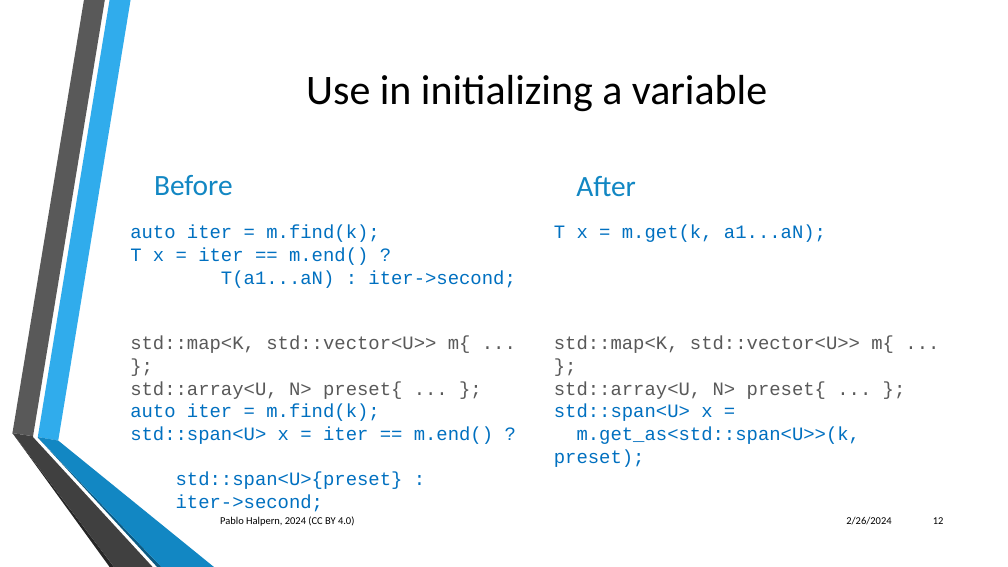
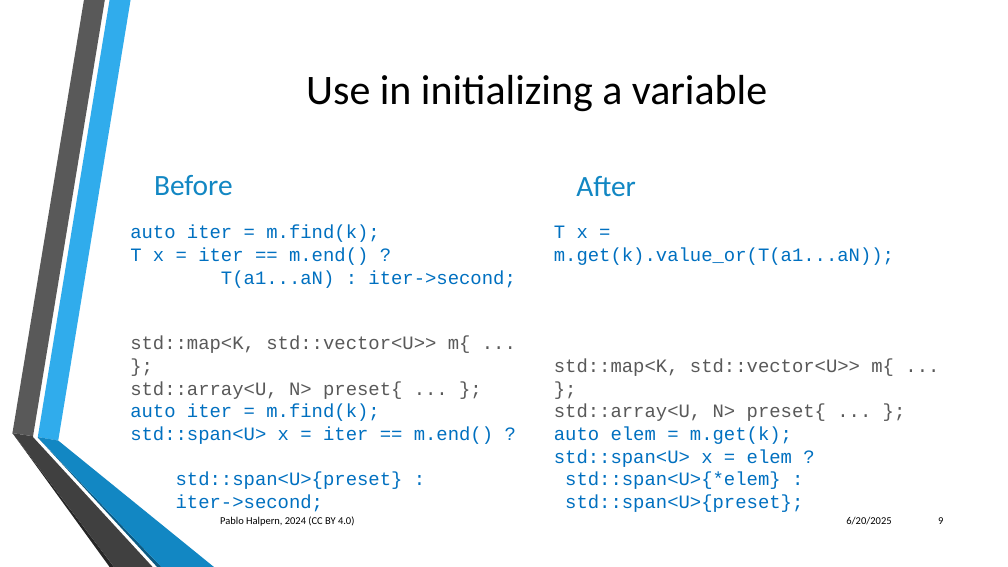
Before and after one commit to phalpern/WG21-halpern, a slide deck: slide 9 of P3091-map_lookup/P3091 Better lookups for map and unordered_map.pptx (slide 12 before the commit). Drawn at 1008x567 pixels with LibreOffice and Linux fonts; fonts in the diff are those of the drawing; background and template pictures are left out. Boxes give left, top, right and bottom in pixels: in the first picture for what was removed or moved away, otherwise in the second. Text is boxed around its words. In the diff, an @@ line names an element or a change of style, - is before the commit and + after.

```diff
--- a/P3091-map_lookup/P3091 Better lookups for map and unordered_map.pptx
+++ b/P3091-map_lookup/P3091 Better lookups for map and unordered_map.pptx
@@ text at [554, 225, 894, 512]: text changed @@
-T x = m.get(k, a1...aN);
-std::map<K, std::vector<U>> m{ ... };
-std::array<U, N> preset{ ... };
-std::span<U> x =
-m.get_as<std::span<U>>(k, preset);
+T x = m.get(k).value_or(T(a1...aN));
+std::map<K, std::vector<U>> m{ ... };
+std::array<U, N> preset{ ... };
+auto elem = m.get(k);
+std::span<U> x = elem ?
+std::span<U>{*elem} :
+std::span<U>{preset};
@@ text at [846, 517, 891, 525]: text changed @@
-2/26/2024
+6/20/2025
@@ page number at [938, 517, 943, 524]: text changed @@
-12
+9
```
Also in this commit, not shown: 10 other slides changed, 8 slides removed, 9 other files.
